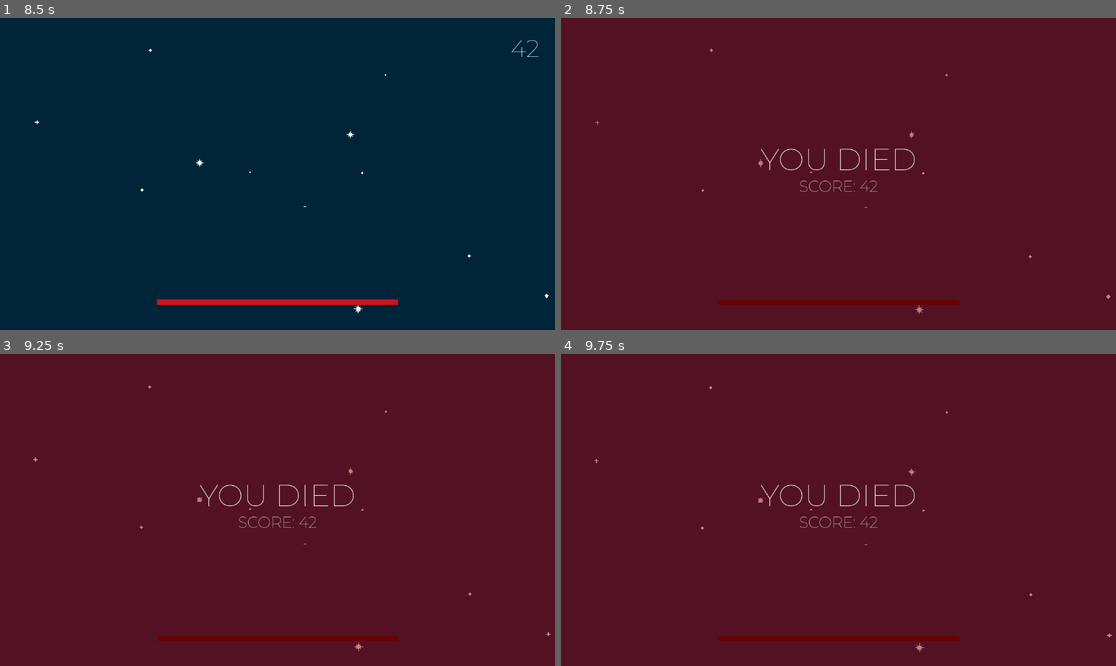
Above: before the commit, frames 1-4 (two rows, left to right).
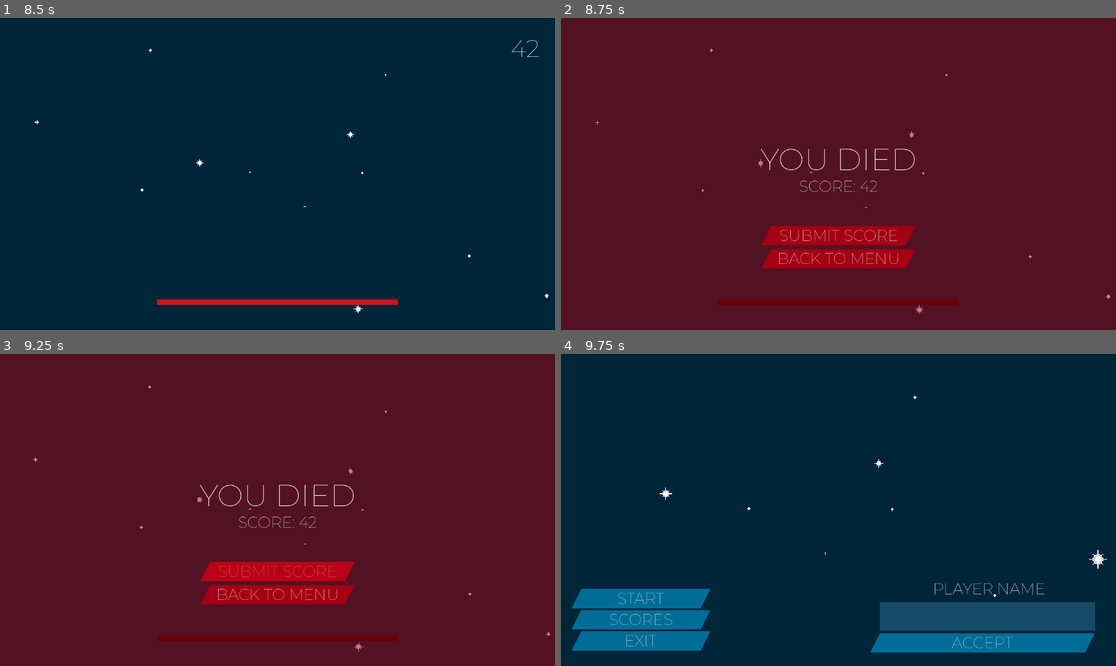
Above: after the commit, the same moments.

Repository: maeve-0/ScoreSpaceJam_08_24
Game: Godot game, scene res://assets/scenes/main_scene.tscn
Two runs of this game, one before a commit and one after it. Both use one fixed random seed, a clock stepped at 60 frames per second and the inputs below. This scene is started directly instead of the project's main scene.
Inputs (mouse positions are in pixels of both pictures, inside the frame that each line leads up to):
- Up to frame 1 (8.5 s): tap Enter at 0.5 s; move the mouse to (399, 158) at 0.52 s; hold D (right) 0.53-1.28 s; right-click (399, 158) at 0.6 s; click (399, 158) at 0.67 s; tap Space (jump) at 0.77, 1.52, 3.02, 3.77, 4.52, 6.02, 6.77, 7.52 s; move the mouse to (249, 174) at 1.27 s; hold W (forward) 1.28-5.78 s; right-click (249, 174) at 1.35 s; move the mouse to (288, 167) at 2.02 s; right-click (288, 167) at 2.1 s; move the mouse to (271, 180) at 2.77 s; right-click (271, 180) at 2.85 s; move the mouse to (316, 177) at 3.52 s; right-click (316, 177) at 3.6 s; move the mouse to (233, 170) at 4.27 s; right-click (233, 170) at 4.35 s; move the mouse to (283, 174) at 5.02 s; right-click (283, 174) at 5.1 s; move the mouse to (255, 167) at 5.77 s; hold D (right) 5.78-6.53 s; right-click (255, 167) at 5.85 s; move the mouse to (305, 174) at 6.52 s; hold W (forward) from 6.53 s (still down); right-click (305, 174) at 6.6 s; move the mouse to (249, 174) at 7.27 s; right-click (249, 174) at 7.35 s; move the mouse to (288, 167) at 8.02 s; right-click (288, 167) at 8.1 s
- Up to frame 2 (8.75 s): keep holding W (forward)
- Up to frame 3 (9.25 s): release W (forward) at 8.75 s; click (277, 572) at 8.75 s, where only the run after the commit has a clickable "SUBMIT SCORE"
- Up to frame 4 (9.75 s): click (838, 594) at 9.5 s, where only the run after the commit has a clickable "BACK TO MENU"

Frame 1 is identical in both runs. In frame 2, 3.3% of the frame differs, in the area x 36-64%, y 66-81%; in frame 3, 3.3%; in frame 4, 100%, in the area x 0-100%, y 0-100%.
Error before the commit: Invalid access to property or key 'player_identifier' on a base object of type 'Nil'. (res://assets/scripts/autoloads/scoreboard.gd:71)

Commit message:
Implement scoreboard screen

Diff:
--- a/assets/materials/start_segment.tres
+++ b/assets/materials/start_segment.tres
@@ -117,10 +117,10 @@
 	}
 
 	if (!lava_condition && lava_next_condition) {
-		//EMISSION.r = 0.5 + lava_next_progress * 0.5;
-		//EMISSION.g = lava_next_progress * 0.7;
-		//EMISSION.b = lava_next_progress * 0.7;
-		EMISSION = texture(emissive_texture, UV * 4.0).rgb * lava_next_progress;
+		EMISSION = (
+			texture(emissive_texture, UV * 4.0).rgb *
+			lava_next_progress * vec3(1.2, 0.8, 0.8)
+		);
 	}
 
 	float metallic_tex = dot(texture(texture_metallic, base_uv), metallic_texture_channel);
--- a/assets/scenes/main_scene.tscn
+++ b/assets/scenes/main_scene.tscn
@@ -10,9 +10,40 @@
 [ext_resource type="Script" path="res://assets/scripts/death_screen.gd" id="6_fdf6h"]
 [ext_resource type="Script" path="res://assets/scripts/death_barrier.gd" id="6_hr4rw"]
 [ext_resource type="Script" path="res://assets/scripts/score_label.gd" id="10_la02o"]
+[ext_resource type="PackedScene" uid="uid://cx7ivxfsrhu5b" path="res://assets/scenes/ui/custom_button.tscn" id="11_alwep"]
 
 [sub_resource type="BoxShape3D" id="BoxShape3D_ll147"]
 size = Vector3(100, 1, 500)
+
+[sub_resource type="StyleBoxFlat" id="StyleBoxFlat_u3ocm"]
+content_margin_left = 10.0
+content_margin_right = 10.0
+bg_color = Color(0.734375, 0, 0.0886372, 1)
+skew = Vector2(0.5, 0)
+
+[sub_resource type="StyleBoxFlat" id="StyleBoxFlat_chlbk"]
+content_margin_left = 10.0
+content_margin_right = 10.0
+bg_color = Color(0.733333, 0, 0.0901961, 1)
+skew = Vector2(0.5, 0)
+
+[sub_resource type="StyleBoxFlat" id="StyleBoxFlat_t3xe2"]
+content_margin_left = 10.0
+content_margin_right = 10.0
+bg_color = Color(0.733333, 0, 0.0901961, 1)
+skew = Vector2(0.5, 0)
+
+[sub_resource type="StyleBoxFlat" id="StyleBoxFlat_l27wd"]
+content_margin_left = 10.0
+content_margin_right = 10.0
+bg_color = Color(0.414063, 0, 0.0509274, 1)
+skew = Vector2(0.5, 0)
+
+[sub_resource type="StyleBoxFlat" id="StyleBoxFlat_uvnnl"]
+content_margin_left = 10.0
+content_margin_right = 10.0
+bg_color = Color(0.648438, 0, 0.0797542, 1)
+skew = Vector2(0.5, 0)
 
 [node name="main_scene" type="Node3D"]
 script = ExtResource("1_m3xbk")
@@ -153,6 +184,46 @@
 script = ExtResource("10_la02o")
 prefix = "SCORE: "
 final = true
+
+[node name="submit_button" parent="ui/death_screen" instance=ExtResource("11_alwep")]
+layout_mode = 1
+anchors_preset = -1
+anchor_left = 0.5
+anchor_top = 0.5
+anchor_right = 0.5
+anchor_bottom = 0.5
+offset_left = -150.0
+offset_top = 108.0
+offset_right = 150.0
+offset_bottom = 148.0
+grow_horizontal = 2
+grow_vertical = 2
+theme_override_styles/focus = SubResource("StyleBoxFlat_u3ocm")
+theme_override_styles/hover_pressed = SubResource("StyleBoxFlat_chlbk")
+theme_override_styles/hover = SubResource("StyleBoxFlat_t3xe2")
+theme_override_styles/pressed = SubResource("StyleBoxFlat_l27wd")
+theme_override_styles/normal = SubResource("StyleBoxFlat_uvnnl")
+text = "SUBMIT SCORE"
+
+[node name="exit_to_menu" parent="ui/death_screen" instance=ExtResource("11_alwep")]
+layout_mode = 1
+anchors_preset = -1
+anchor_left = 0.5
+anchor_top = 0.5
+anchor_right = 0.5
+anchor_bottom = 0.5
+offset_left = -150.0
+offset_top = 156.0
+offset_right = 150.0
+offset_bottom = 196.0
+grow_horizontal = 2
+grow_vertical = 2
+theme_override_styles/focus = SubResource("StyleBoxFlat_u3ocm")
+theme_override_styles/hover_pressed = SubResource("StyleBoxFlat_chlbk")
+theme_override_styles/hover = SubResource("StyleBoxFlat_t3xe2")
+theme_override_styles/pressed = SubResource("StyleBoxFlat_l27wd")
+theme_override_styles/normal = SubResource("StyleBoxFlat_uvnnl")
+text = "BACK TO MENU"
 
 [node name="score_label" type="Label" parent="ui"]
 layout_mode = 1
--- a/assets/scenes/player.tscn
+++ b/assets/scenes/player.tscn
@@ -5,6 +5,7 @@
 [sub_resource type="SphereShape3D" id="SphereShape3D_051fh"]
 
 [node name="player" type="CharacterBody3D"]
+floor_max_angle = 0.959931
 script = ExtResource("1_el6kb")
 
 [node name="collision_shape" type="CollisionShape3D" parent="."]
--- /dev/null
+++ b/assets/scenes/scoreboard.tscn
@@ -0,0 +1,140 @@
+[gd_scene load_steps=7 format=3 uid="uid://cme7qmqqwtlie"]
+
+[ext_resource type="Script" path="res://assets/scripts/main_menu/main_menu.gd" id="1_udey0"]
+[ext_resource type="PackedScene" uid="uid://cb8ubj1ri7k0y" path="res://assets/scenes/stars.tscn" id="2_1g5l6"]
+[ext_resource type="Script" path="res://assets/scripts/scoreboard_ui.gd" id="3_skx5y"]
+[ext_resource type="FontFile" uid="uid://dssms3h3tlqql" path="res://assets/fonts/Montserrat-VariableFont_wght.ttf" id="4_xy0f7"]
+[ext_resource type="PackedScene" uid="uid://cx7ivxfsrhu5b" path="res://assets/scenes/ui/custom_button.tscn" id="5_o4fum"]
+[ext_resource type="PackedScene" uid="uid://dlqhq1empcmql" path="res://assets/scenes/ui/scoreboard_entry.tscn" id="6_ebwfw"]
+
+[node name="scoreboard" type="Node3D"]
+script = ExtResource("1_udey0")
+
+[node name="camera" type="Camera3D" parent="."]
+
+[node name="stars" parent="." instance=ExtResource("2_1g5l6")]
+
+[node name="ui" type="Control" parent="."]
+layout_mode = 3
+anchors_preset = 15
+anchor_right = 1.0
+anchor_bottom = 1.0
+grow_horizontal = 2
+grow_vertical = 2
+script = ExtResource("3_skx5y")
+
+[node name="label" type="Label" parent="ui"]
+layout_mode = 1
+anchors_preset = 5
+anchor_left = 0.5
+anchor_right = 0.5
+offset_left = -234.5
+offset_right = 234.5
+offset_bottom = 79.0
+grow_horizontal = 2
+theme_override_fonts/font = ExtResource("4_xy0f7")
+theme_override_font_sizes/font_size = 64
+text = "SCOREBOARD"
+
+[node name="button_back" parent="ui" instance=ExtResource("5_o4fum")]
+layout_mode = 1
+anchors_preset = -1
+anchor_left = 0.5
+anchor_top = 1.0
+anchor_right = 0.5
+anchor_bottom = 1.0
+offset_left = -184.0
+offset_top = -64.0
+offset_right = 184.0
+offset_bottom = -24.0
+grow_horizontal = 2
+grow_vertical = 0
+text = "BACK TO MENU"
+
+[node name="button_previous" parent="ui" instance=ExtResource("5_o4fum")]
+layout_mode = 1
+anchors_preset = -1
+anchor_left = 0.5
+anchor_top = 1.0
+anchor_right = 0.5
+anchor_bottom = 1.0
+offset_left = -184.0
+offset_top = -112.0
+offset_right = -100.0
+offset_bottom = -72.0
+grow_horizontal = 2
+grow_vertical = 0
+text = "<"
+
+[node name="button_next" parent="ui" instance=ExtResource("5_o4fum")]
+layout_mode = 1
+anchors_preset = -1
+anchor_left = 0.5
+anchor_top = 1.0
+anchor_right = 0.5
+anchor_bottom = 1.0
+offset_left = 100.0
+offset_top = -112.0
+offset_right = 184.0
+offset_bottom = -72.0
+grow_horizontal = 2
+grow_vertical = 0
+text = ">"
+
+[node name="fetching_label" type="Label" parent="ui"]
+layout_mode = 1
+anchors_preset = 8
+anchor_left = 0.5
+anchor_top = 0.5
+anchor_right = 0.5
+anchor_bottom = 0.5
+offset_left = -62.0
+offset_top = -20.0
+offset_right = 62.0
+offset_bottom = 20.0
+grow_horizontal = 2
+grow_vertical = 2
+theme_override_fonts/font = ExtResource("4_xy0f7")
+theme_override_font_sizes/font_size = 32
+text = "FETCHING SCORES..."
+
+[node name="failed_to_fetch_label" type="Label" parent="ui"]
+visible = false
+layout_mode = 1
+anchors_preset = 8
+anchor_left = 0.5
+anchor_top = 0.5
+anchor_right = 0.5
+anchor_bottom = 0.5
+offset_left = -62.0
+offset_top = -20.0
+offset_right = 62.0
+offset_bottom = 20.0
+grow_horizontal = 2
+grow_vertical = 2
+theme_override_fonts/font = ExtResource("4_xy0f7")
+theme_override_font_sizes/font_size = 32
+text = "FAILED TO FETCH SCORES"
+
+[node name="list_container" type="ScrollContainer" parent="ui"]
+visible = false
+layout_mode = 1
+anchors_preset = -1
+anchor_left = 0.5
+anchor_right = 0.5
+anchor_bottom = 1.0
+offset_left = -259.0
+offset_top = 100.0
+offset_right = 259.0
+offset_bottom = -120.0
+grow_horizontal = 2
+grow_vertical = 2
+horizontal_scroll_mode = 0
+vertical_scroll_mode = 2
+
+[node name="v_box_container" type="VBoxContainer" parent="ui/list_container"]
+layout_mode = 2
+size_flags_horizontal = 3
+
+[node name="scoreboard_entry" parent="ui/list_container/v_box_container" instance=ExtResource("6_ebwfw")]
+layout_mode = 2
--- a/assets/scenes/ui/custom_button.tscn
+++ b/assets/scenes/ui/custom_button.tscn
@@ -6,6 +6,12 @@
 content_margin_left = 10.0
 content_margin_right = 10.0
 bg_color = Color(0, 0.524796, 0.734375, 1)
+skew = Vector2(0.5, 0)
+
+[sub_resource type="StyleBoxFlat" id="StyleBoxFlat_7ipx2"]
+content_margin_left = 10.0
+content_margin_right = 10.0
+bg_color = Color(0.332031, 0.332031, 0.332031, 1)
 skew = Vector2(0.5, 0)
 
 [sub_resource type="StyleBoxFlat" id="StyleBoxFlat_o84o4"]
@@ -26,6 +32,7 @@
 theme_override_fonts/font = ExtResource("1_gfv7x")
 theme_override_font_sizes/font_size = 32
 theme_override_styles/focus = SubResource("StyleBoxFlat_vkosr")
+theme_override_styles/disabled = SubResource("StyleBoxFlat_7ipx2")
 theme_override_styles/hover_pressed = SubResource("StyleBoxFlat_o84o4")
 theme_override_styles/hover = SubResource("StyleBoxFlat_vkosr")
 theme_override_styles/pressed = SubResource("StyleBoxFlat_h7lt4")
--- /dev/null
+++ b/assets/scenes/ui/scoreboard_entry.tscn
@@ -0,0 +1,42 @@
+[gd_scene load_steps=2 format=3 uid="uid://dlqhq1empcmql"]
+
+[ext_resource type="FontFile" uid="uid://dssms3h3tlqql" path="res://assets/fonts/Montserrat-VariableFont_wght.ttf" id="1_l56jq"]
+
+[node name="scoreboard_entry" type="Control"]
+custom_minimum_size = Vector2(0, 42)
+layout_mode = 3
+anchors_preset = 0
+
+[node name="name_label" type="Label" parent="."]
+layout_mode = 1
+offset_right = 124.0
+offset_bottom = 40.0
+theme_override_fonts/font = ExtResource("1_l56jq")
+theme_override_font_sizes/font_size = 32
+text = "1. STARY"
+
+[node name="score_label" type="Label" parent="."]
+custom_minimum_size = Vector2(300, 0)
+layout_mode = 1
+anchors_preset = 1
+anchor_left = 1.0
+anchor_right = 1.0
+offset_left = -40.0
+offset_bottom = 40.0
+grow_horizontal = 0
+theme_override_colors/font_color = Color(1, 1, 0, 1)
+theme_override_fonts/font = ExtResource("1_l56jq")
+theme_override_font_sizes/font_size = 32
+text = "1000000000"
+horizontal_alignment = 2
+
+[node name="color_rect" type="ColorRect" parent="."]
+layout_mode = 1
+anchors_preset = -1
+anchor_top = 1.0
+anchor_right = 1.0
+anchor_bottom = 1.0
+offset_top = -4.0
+grow_horizontal = 2
+grow_vertical = 0
+color = Color(1, 1, 1, 0.258824)
--- a/assets/scripts/autoloads/capture_mouse.gd
+++ b/assets/scripts/autoloads/capture_mouse.gd
@@ -3,10 +3,15 @@
 
 func _input(event: InputEvent) -> void:
 	if event is InputEventMouseButton:
-		if get_tree().current_scene.scene_file_path != 'res://assets/scenes/main_scene.tscn':
+		if get_tree().current_scene.scene_file_path != 'res://assets/scenes/main_scene.tscn' or Globals.player_health <= 0:
 			return
 		if event.pressed:
 			Input.mouse_mode = Input.MOUSE_MODE_CAPTURED
 	if event is InputEventKey:
 		if event.keycode == KEY_ESCAPE:
 			Input.mouse_mode = Input.MOUSE_MODE_VISIBLE
+
+
+func _physics_process(delta: float) -> void:
+	if Globals.player_health <= 0:
+		Input.mouse_mode = Input.MOUSE_MODE_VISIBLE
--- a/assets/scripts/autoloads/globals.gd
+++ b/assets/scripts/autoloads/globals.gd
@@ -1,4 +1,8 @@
 extends Node
+
+
+var menu_stars_time := 0.0
+var menu_stars_rotation := Vector3.ZERO
 
 
 var player_health := 1.0:
--- a/assets/scripts/autoloads/lava_control.gd
+++ b/assets/scripts/autoloads/lava_control.gd
@@ -21,14 +21,12 @@
 
 func randomize_state():
 	var next_state_array = [
-		#State.NONE,
-		#State.NONE,
-		#State.NONE,
 		State.FLOOR,
 		State.LEFT_WALL,
 		State.RIGHT_WALL,
 		State.CEILING,
 	]
+	next_state_array.erase(state)
 	next_state = next_state_array[randi() % len(next_state_array)]
 
 
--- a/assets/scripts/autoloads/scoreboard.gd
+++ b/assets/scripts/autoloads/scoreboard.gd
@@ -2,6 +2,8 @@
 
 
 const CONFIG_FILE_PATH = 'user://LootLocker.data'
+
+const PAGE_SIZE = 11
 
 
 # Use this game API key if you want to test it with a functioning leaderboard
@@ -23,6 +25,15 @@
 var player_name := ''
 var synced := false
 var setting_name := false
+var failed := false
+
+var fetching_score_table := false
+var failed_to_fetch_score_table := false
+var score_table_page = []
+var score_table_page_number := 0
+var total_scores := 0
+
+var uploading_score := false
 
 
 func _ready():
@@ -36,6 +47,7 @@
 	var file = ConfigFile.new()
 	file.load(CONFIG_FILE_PATH)
 	player_identifier = file.get_value('data', 'player_id', '')
+	#player_identifier = ''
 
 	if player_identifier != null and player_identifier.length() > 1:
 		print("player session exists, id="+player_identifier)
@@ -66,26 +78,30 @@
 	json.parse(body.get_string_from_utf8())
 
 	# Save the player_identifier to file
-	print(json.get_data())
+	var data = json.get_data()
+	print(data)
+	if not data:
+		failed = true
+		return
 	var file := ConfigFile.new()
-	file.set_value('data', 'player_id', json.get_data().player_identifier)
+	file.set_value('data', 'player_id', data.player_identifier)
 	file.save(CONFIG_FILE_PATH)
 
 	# Save session_token to memory
-	session_token = json.get_data().session_token
-
-	# Print server response
-	print(json.get_data())
+	session_token = data.session_token
 
 	# Clear node
 	auth_http.queue_free()
 
 	_get_player_name()
 
+	#_upload_score(randi() % 200)
+
 
 func _get_leaderboards():
+	fetching_score_table = true
 	print("Getting leaderboards")
-	var url = "https://api.lootlocker.io/game/leaderboards/"+leaderboard_key+"/list?count=10"
+	var url = "https://api.lootlocker.io/game/leaderboards/"+leaderboard_key+"/list?after="+str(PAGE_SIZE * score_table_page_number)+"&count="+str(PAGE_SIZE)
 	var headers = ["Content-Type: application/json", "x-session-token:"+session_token]
 
 	# Create a request node for getting the highscore
@@ -97,18 +113,34 @@
 	leaderboard_http.request(url, headers, HTTPClient.METHOD_GET, "")
 
 func _on_leaderboard_request_completed(result, response_code, headers, body):
-	var json = JSON.new()
-	json.parse(body.get_string_from_utf8())
-
-	# Print data
-	print(json.get_data())
-
-	var call_result = json.get_data().items if json.get_data().items != null else []
+	fetching_score_table = false
+	var json = JSON.new()
+	json.parse(body.get_string_from_utf8())
+
+	# Print data
+	var data = json.get_data()
+	print(data)
+
+	if not data:
+		failed_to_fetch_score_table = true
+		score_table_page = []
+		return
+
+	failed_to_fetch_score_table = false
+
+	total_scores = data['pagination']['total']
+	print(total_scores)
+
+	score_table_page = []
+	for item in data.items if data and data.items != null else []:
+		score_table_page.append({
+			'player_name': item['player']['name'] if item['player']['name'] and item['player']['name'] != '' else item['player']['public_uid'],
+			'rank': item['rank'],
+			'score': item['score'],
+		})
 
 	# Clear node
 	leaderboard_http.queue_free()
-
-	return call_result
 
 
 func _upload_score(score: int):
@@ -121,6 +153,7 @@
 	submit_score_http.request("https://api.lootlocker.io/game/leaderboards/"+leaderboard_key+"/submit", headers, HTTPClient.METHOD_POST, JSON.stringify(data))
 	# Print what we're sending, for debugging purposes:
 	print(data)
+	uploading_score = true
 
 func _change_player_name(new_name: String):
 	setting_name = true
@@ -164,14 +197,21 @@
 	var json = JSON.new()
 	json.parse(body.get_string_from_utf8())
 
-	# Print data
-	print(json.get_data())
+	var data = json.get_data()
+
+	if not data:
+		failed = true
+		return
+
+	# Print data
+	print(data)
 	# Print player name
-	player_name = json.get_data().name
+	player_name = data.name
 
 	synced = true
 
 func _on_upload_score_request_completed(result, response_code, headers, body) :
+	uploading_score = false
 	var json = JSON.new()
 	json.parse(body.get_string_from_utf8())
 
--- a/assets/scripts/death_screen.gd
+++ b/assets/scripts/death_screen.gd
@@ -1,4 +1,15 @@
 extends ColorRect
+
+
+func _ready() -> void:
+	get_node('submit_button').connect('pressed', func():
+		Scoreboard._upload_score(Globals.score)
+		get_node('submit_button').disabled = true
+	)
+
+	get_node('exit_to_menu').connect('pressed', func():
+		get_tree().change_scene_to_file('res://assets/scenes/main_menu.tscn')
+	)
 
 
 func _physics_process(delta: float) -> void:
--- a/assets/scripts/hand.gd
+++ b/assets/scripts/hand.gd
@@ -30,6 +30,7 @@
 	lifetime -= delta
 	if lifetime <= 0.0:
 		state = State.BOUNCED
+		lifetime = 0.5
 		return
 	if is_colliding():
 		check_collision()
@@ -39,8 +40,9 @@
 
 
 func process_bounced(delta: float) -> void:
+	lifetime -= delta
 	global_position += (player.global_position - global_position).normalized() * delta * SPEED
-	if global_position.distance_to(player.global_position) < 1.0:
+	if global_position.distance_to(player.global_position) < 1.0 or lifetime <= 0.0:
 		queue_free()
 		player.hand = null
 
@@ -64,6 +66,7 @@
 		state = State.GRABBED
 	else:
 		state = State.BOUNCED
+		lifetime = 0.5
 
 
 func _physics_process(delta: float) -> void:
--- a/assets/scripts/loading/label.gd
+++ b/assets/scripts/loading/label.gd
@@ -2,6 +2,7 @@
 
 
 const BASE_TEXT = 'SYNCHRONIZING WITH LOOTLOCKER'
+const RESET_GAME_TEXT = 'SYNCHRONIZATION FAILED\nCHECK YOUR INTERNET CONNECTION AND RESTART THE GAME'
 var wait_time = 0.0
 
 
@@ -11,5 +12,8 @@
 	for i in range(int(wait_time) % 4):
 		text += '.'
 
+	if Scoreboard.failed:
+		text = RESET_GAME_TEXT
+
 	if Scoreboard.synced:
 		get_tree().change_scene_to_file('res://assets/scenes/main_menu.tscn')
--- a/assets/scripts/main_menu/buttons.gd
+++ b/assets/scripts/main_menu/buttons.gd
@@ -2,6 +2,7 @@
 
 
 @onready var button_start := get_node('start_button') as Button
+@onready var button_scores := get_node('scores_button') as Button
 @onready var button_exit := get_node('exit_button') as Button
 
 
@@ -10,6 +11,10 @@
 		get_tree().change_scene_to_file('res://assets/scenes/main_scene.tscn')
 	)
 
+	button_scores.connect('pressed', func():
+		get_tree().change_scene_to_file('res://assets/scenes/scoreboard.tscn')
+	)
+
 	if OS.get_name() == 'Web':
 		button_exit.visible = false
 	else:
--- a/assets/scripts/main_menu/main_menu.gd
+++ b/assets/scripts/main_menu/main_menu.gd
@@ -4,9 +4,11 @@
 @onready var stars = get_node('stars') as Node3D
 
 
-var time := 0.0
+func _ready() -> void:
+	stars.rotation = Globals.menu_stars_rotation
 
 
 func _physics_process(delta: float) -> void:
-	time += delta * 0.2
-	stars.rotation += Vector3(sin(time)* 1.0, cos(time) * 0.5, sin(time) * 1.1) * delta * 0.2
+	Globals.menu_stars_time += delta * 0.2
+	Globals.menu_stars_rotation += Vector3(sin(Globals.menu_stars_time)* 1.0, cos(Globals.menu_stars_time) * 0.5, sin(Globals.menu_stars_time) * 1.1) * delta * 0.2
+	stars.rotation = Globals.menu_stars_rotation
--- a/assets/scripts/main_scene.gd
+++ b/assets/scripts/main_scene.gd
@@ -6,6 +6,18 @@
 
 
 const MAX_DISTANCE = 50.0
+
+
+func _ready() -> void:
+	Globals.score = 0
+
+	LavaControl.state = LavaControl.State.NONE
+	LavaControl.next_state = LavaControl.State.NONE
+
+	LavaControl.next_state_progress = 0.0
+	LavaControl.randomization_state = 0
+
+	Globals.player_health = 1.0
 
 
 func _physics_process(delta: float) -> void:
--- /dev/null
+++ b/assets/scripts/scoreboard_ui.gd
@@ -0,0 +1,70 @@
+extends Control
+
+
+@onready var button_back := get_node('button_back') as Button
+@onready var failed_to_fetch_label := get_node('failed_to_fetch_label')
+@onready var fetching_label := get_node('fetching_label')
+@onready var scores_list := get_node('list_container/v_box_container')
+@onready var scores_container := get_node('list_container')
+
+@onready var button_next := get_node('button_next') as Button
+@onready var button_previous := get_node('button_previous') as Button
+
+
+var changing_page := true
+
+
+func _ready() -> void:
+	button_back.connect('pressed', func():
+		get_tree().change_scene_to_file('res://assets/scenes/main_menu.tscn')
+	)
+
+	Scoreboard.score_table_page = 0
+	Scoreboard._get_leaderboards()
+
+	button_previous.connect('pressed', func():
+		Scoreboard.score_table_page_number -= 1
+		Scoreboard._get_leaderboards()
+		changing_page = true
+		scores_container.hide()
+		fetching_label.show()
+	)
+
+	button_next.connect('pressed', func():
+		Scoreboard.score_table_page_number += 1
+		Scoreboard._get_leaderboards()
+		changing_page = true
+		scores_container.hide()
+		fetching_label.show()
+	)
+
+
+func _physics_process(delta: float) -> void:
+	button_next.disabled = changing_page or ((Scoreboard.score_table_page_number + 1) * Scoreboard.PAGE_SIZE >= Scoreboard.total_scores)
+	button_previous.disabled = changing_page or (Scoreboard.score_table_page_number - 1 < 0)
+
+	if not changing_page:
+		return
+
+	if Scoreboard.fetching_score_table:
+		return
+
+	if Scoreboard.failed_to_fetch_score_table:
+		fetching_label.hide()
+		failed_to_fetch_label.show()
+		pass
+
+	fetching_label.hide()
+	failed_to_fetch_label.hide()
+	for child in scores_list.get_children():
+		child.queue_free()
+	for item in Scoreboard.score_table_page:
+		var instance = preload('res://assets/scenes/ui/scoreboard_entry.tscn').instantiate()
+		instance.get_node('name_label').text = '{rank}. {player_name}'.format(item)
+		instance.get_node('score_label').text = '{score}'.format(item)
+		scores_list.add_child(instance)
+	print(Scoreboard.score_table_page)
+
+	changing_page = false
+
+	scores_container.show()
Not shown: 1 places in assets/scenes/main_scene.tscn that only renumber resources
Not shown: 1 places in assets/scenes/ui/custom_button.tscn that only renumber resources
